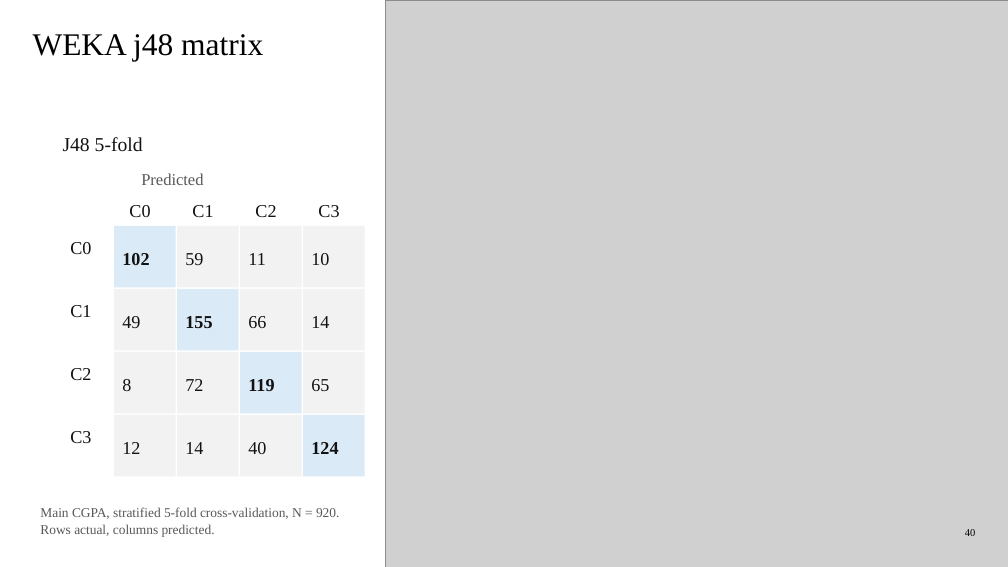
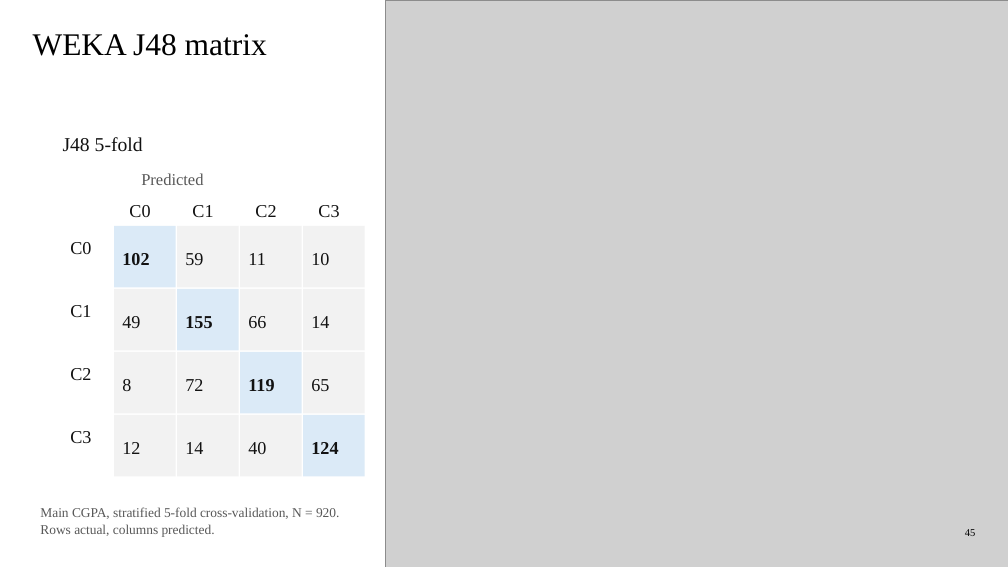
Before and after one commit to SheikhGalib/CGPA-does-matter-dataset-ml-lab, a slide deck: slide 47 of presentation/What_Shapes_Student_CGPA_Ready.pptx (slide 51 before the commit). Drawn at 1008x567 pixels with LibreOffice and Linux fonts; fonts in the diff are those of the drawing; grey boxes stand for pictures. Boxes give left, top, right and bottom in pixels: in the first picture for what was removed or moved away, otherwise in the second. Text is boxed around its words. In the diff, an @@ line names an element or a change of style, - is before the commit and + after.

```diff
--- a/presentation/What_Shapes_Student_CGPA_Ready.pptx
+++ b/presentation/What_Shapes_Student_CGPA_Ready.pptx
@@ title at <box>33,34,267,56</box>: text changed @@
-WEKA j48 matrix
+WEKA J48 matrix
@@ text at <box>965,529,975,536</box>: text changed @@
-40
+45
```
Also in this commit, not shown: 52 other slides changed, 3 slides added, 17 slides removed, 13 other files.
